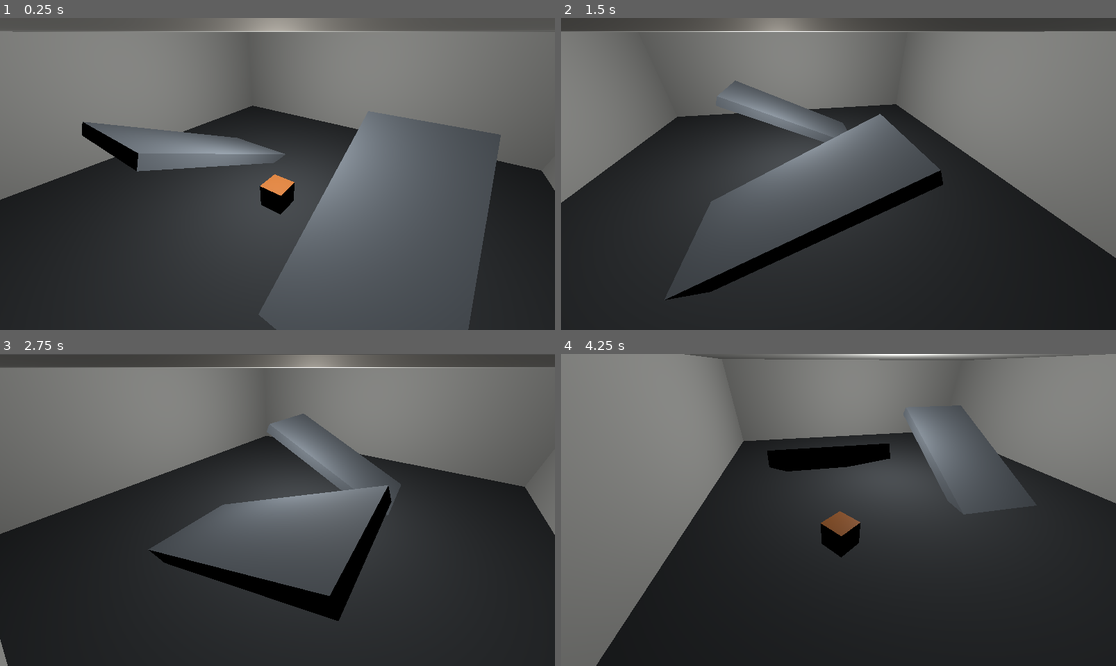
Above: before the commit, frames 1-4 (two rows, left to right).
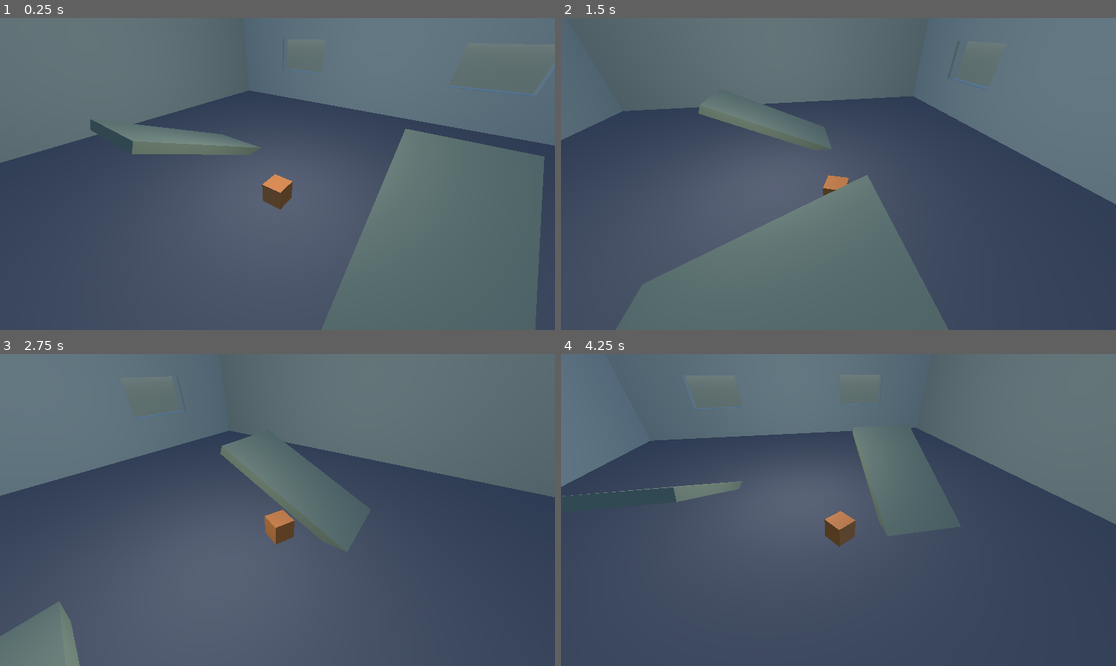
Above: after the commit, the same moments.

Repository: IzalithSky/octotest
Game: Godot game, scene res://scenes/main.tscn
Same seed, same stepped clock (60 frames per second), same inputs: the game is played once before the commit and once after it.
Inputs (mouse positions are in pixels of both pictures, inside the frame that each line leads up to):
- Up to frame 1 (0.25 s): no input
- Up to frame 2 (1.5 s): tap Enter at 0.5 s; move the mouse to (960, 158) at 0.52 s; hold Q 0.53-1.28 s; click (960, 158) at 0.67 s; move the mouse to (727, 189) at 1.27 s; tap E at 1.35 s; click (727, 189) at 1.42 s
- Up to frame 3 (2.75 s): move the mouse to (333, 441) at 2.02 s; hold Q from 2.03 s (still down); click (333, 441) at 2.17 s
- Up to frame 4 (4.25 s): move the mouse to (810, 572) at 2.77 s; release Q at 2.78 s; tap E at 2.85 s; click (810, 572) at 2.92 s; move the mouse to (1005, 556) at 3.52 s; hold Q from 3.53 s (still down); click (1005, 556) at 3.67 s

The runs differ from the first frame. In frame 1, 79% of the frame differs, in the area x 0-100%, y 0-100%; in frame 2, 85%; in frame 3, 79%; in frame 4, 92%.

Commit message:
feat: open window cutouts and improve room palette

Diff:
--- a/scenes/main.tscn
+++ b/scenes/main.tscn
@@ -14,30 +14,46 @@
 roughness = 0.6
 
 [sub_resource type="StandardMaterial3D" id="StandardMaterial3D_wall"]
-albedo_color = Color(0.84, 0.87, 0.9, 1)
-roughness = 0.85
+albedo_color = Color(0.62, 0.71, 0.74, 1)
+roughness = 0.88
 
 [sub_resource type="StandardMaterial3D" id="StandardMaterial3D_floor"]
-albedo_color = Color(0.3, 0.33, 0.37, 1)
-roughness = 1.0
+albedo_color = Color(0.37, 0.4, 0.46, 1)
+roughness = 0.95
+
+[sub_resource type="StandardMaterial3D" id="StandardMaterial3D_ceiling"]
+albedo_color = Color(0.78, 0.77, 0.7, 1)
+roughness = 0.9
 
 [sub_resource type="BoxShape3D" id="BoxShape3D_floor"]
-size = Vector3(20, 1, 20)
-
-[sub_resource type="BoxShape3D" id="BoxShape3D_wall_ns"]
-size = Vector3(20, 6, 1)
+size = Vector3(32, 1, 32)
+
+[sub_resource type="BoxMesh" id="BoxMesh_floor"]
+size = Vector3(32, 1, 32)
 
 [sub_resource type="BoxShape3D" id="BoxShape3D_wall_ew"]
-size = Vector3(1, 6, 20)
-
-[sub_resource type="BoxMesh" id="BoxMesh_floor"]
-size = Vector3(20, 1, 20)
-
-[sub_resource type="BoxMesh" id="BoxMesh_wall_ns"]
-size = Vector3(20, 6, 1)
+size = Vector3(1, 9, 32)
 
 [sub_resource type="BoxMesh" id="BoxMesh_wall_ew"]
-size = Vector3(1, 6, 20)
+size = Vector3(1, 9, 32)
+
+[sub_resource type="BoxShape3D" id="BoxShape3D_wall_ns_outer"]
+size = Vector3(5.5, 9, 1)
+
+[sub_resource type="BoxMesh" id="BoxMesh_wall_ns_outer"]
+size = Vector3(5.5, 9, 1)
+
+[sub_resource type="BoxShape3D" id="BoxShape3D_wall_ns_center"]
+size = Vector3(11, 9, 1)
+
+[sub_resource type="BoxMesh" id="BoxMesh_wall_ns_center"]
+size = Vector3(11, 9, 1)
+
+[sub_resource type="BoxShape3D" id="BoxShape3D_wall_ns_band"]
+size = Vector3(5, 3, 1)
+
+[sub_resource type="BoxMesh" id="BoxMesh_wall_ns_band"]
+size = Vector3(5, 3, 1)
 
 [sub_resource type="BoxShape3D" id="BoxShape3D_ramp"]
 size = Vector3(4, 0.5, 8)
@@ -46,11 +62,39 @@
 size = Vector3(4, 0.5, 8)
 
 [sub_resource type="StandardMaterial3D" id="StandardMaterial3D_ramp"]
-albedo_color = Color(0.56, 0.62, 0.7, 1)
+albedo_color = Color(0.5, 0.58, 0.52, 1)
 roughness = 0.9
+
+[sub_resource type="BoxShape3D" id="BoxShape3D_window"]
+size = Vector3(5, 3, 0.5)
+
+[sub_resource type="BoxMesh" id="BoxMesh_window"]
+size = Vector3(5, 3, 0.5)
+
+[sub_resource type="StandardMaterial3D" id="StandardMaterial3D_window"]
+transparency = 1
+albedo_color = Color(0.72, 0.86, 0.92, 0.36)
+roughness = 0.15
+
+[sub_resource type="ProceduralSkyMaterial" id="ProceduralSkyMaterial_7yl8v"]
+sky_top_color = Color(0.44, 0.59, 0.78, 1)
+sky_horizon_color = Color(0.78, 0.84, 0.91, 1)
+ground_bottom_color = Color(0.33, 0.37, 0.33, 1)
+ground_horizon_color = Color(0.55, 0.56, 0.52, 1)
+
+[sub_resource type="Sky" id="Sky_tavjh"]
+sky_material = SubResource("ProceduralSkyMaterial_7yl8v")
+
+[sub_resource type="Environment" id="Environment_1w5qu"]
+background_mode = 2
+sky = SubResource("Sky_tavjh")
+ambient_light_sky_contribution = 0.65
 
 [node name="Main" type="Node3D"]
 script = ExtResource("1_4f72t")
+
+[node name="WorldEnvironment" type="WorldEnvironment" parent="."]
+environment = SubResource("Environment_1w5qu")
 
 [node name="Room" type="Node3D" parent="."]
 
@@ -67,43 +111,19 @@
 shape = SubResource("BoxShape3D_floor")
 
 [node name="Ceiling" type="StaticBody3D" parent="Room"]
-position = Vector3(0, 6.5, 0)
+position = Vector3(0, 9.5, 0)
 collision_layer = 1
 collision_mask = 0
 
 [node name="MeshInstance3D" type="MeshInstance3D" parent="Room/Ceiling"]
 mesh = SubResource("BoxMesh_floor")
-material_override = SubResource("StandardMaterial3D_wall")
+material_override = SubResource("StandardMaterial3D_ceiling")
 
 [node name="CollisionShape3D" type="CollisionShape3D" parent="Room/Ceiling"]
 shape = SubResource("BoxShape3D_floor")
 
-[node name="WallNorth" type="StaticBody3D" parent="Room"]
-position = Vector3(0, 3, -10.5)
-collision_layer = 1
-collision_mask = 0
-
-[node name="MeshInstance3D" type="MeshInstance3D" parent="Room/WallNorth"]
-mesh = SubResource("BoxMesh_wall_ns")
-material_override = SubResource("StandardMaterial3D_wall")
-
-[node name="CollisionShape3D" type="CollisionShape3D" parent="Room/WallNorth"]
-shape = SubResource("BoxShape3D_wall_ns")
-
-[node name="WallSouth" type="StaticBody3D" parent="Room"]
-position = Vector3(0, 3, 10.5)
-collision_layer = 1
-collision_mask = 0
-
-[node name="MeshInstance3D" type="MeshInstance3D" parent="Room/WallSouth"]
-mesh = SubResource("BoxMesh_wall_ns")
-material_override = SubResource("StandardMaterial3D_wall")
-
-[node name="CollisionShape3D" type="CollisionShape3D" parent="Room/WallSouth"]
-shape = SubResource("BoxShape3D_wall_ns")
-
 [node name="WallWest" type="StaticBody3D" parent="Room"]
-position = Vector3(-10.5, 3, 0)
+position = Vector3(-16.5, 4.5, 0)
 collision_layer = 1
 collision_mask = 0
 
@@ -115,7 +135,7 @@
 shape = SubResource("BoxShape3D_wall_ew")
 
 [node name="WallEast" type="StaticBody3D" parent="Room"]
-position = Vector3(10.5, 3, 0)
+position = Vector3(16.5, 4.5, 0)
 collision_layer = 1
 collision_mask = 0
 
@@ -126,8 +146,224 @@
 [node name="CollisionShape3D" type="CollisionShape3D" parent="Room/WallEast"]
 shape = SubResource("BoxShape3D_wall_ew")
 
+[node name="WallNorthOuterLeft" type="StaticBody3D" parent="Room"]
+position = Vector3(-13.25, 4.5, -16.5)
+collision_layer = 1
+collision_mask = 0
+
+[node name="MeshInstance3D" type="MeshInstance3D" parent="Room/WallNorthOuterLeft"]
+mesh = SubResource("BoxMesh_wall_ns_outer")
+material_override = SubResource("StandardMaterial3D_wall")
+
+[node name="CollisionShape3D" type="CollisionShape3D" parent="Room/WallNorthOuterLeft"]
+shape = SubResource("BoxShape3D_wall_ns_outer")
+
+[node name="WallNorthCenter" type="StaticBody3D" parent="Room"]
+position = Vector3(0, 4.5, -16.5)
+collision_layer = 1
+collision_mask = 0
+
+[node name="MeshInstance3D" type="MeshInstance3D" parent="Room/WallNorthCenter"]
+mesh = SubResource("BoxMesh_wall_ns_center")
+material_override = SubResource("StandardMaterial3D_wall")
+
+[node name="CollisionShape3D" type="CollisionShape3D" parent="Room/WallNorthCenter"]
+shape = SubResource("BoxShape3D_wall_ns_center")
+
+[node name="WallNorthOuterRight" type="StaticBody3D" parent="Room"]
+position = Vector3(13.25, 4.5, -16.5)
+collision_layer = 1
+collision_mask = 0
+
+[node name="MeshInstance3D" type="MeshInstance3D" parent="Room/WallNorthOuterRight"]
+mesh = SubResource("BoxMesh_wall_ns_outer")
+material_override = SubResource("StandardMaterial3D_wall")
+
+[node name="CollisionShape3D" type="CollisionShape3D" parent="Room/WallNorthOuterRight"]
+shape = SubResource("BoxShape3D_wall_ns_outer")
+
+[node name="WallNorthWindowLeftBottom" type="StaticBody3D" parent="Room"]
+position = Vector3(-8, 1.5, -16.5)
+collision_layer = 1
+collision_mask = 0
+
+[node name="MeshInstance3D" type="MeshInstance3D" parent="Room/WallNorthWindowLeftBottom"]
+mesh = SubResource("BoxMesh_wall_ns_band")
+material_override = SubResource("StandardMaterial3D_wall")
+
+[node name="CollisionShape3D" type="CollisionShape3D" parent="Room/WallNorthWindowLeftBottom"]
+shape = SubResource("BoxShape3D_wall_ns_band")
+
+[node name="WallNorthWindowLeftTop" type="StaticBody3D" parent="Room"]
+position = Vector3(-8, 7.5, -16.5)
+collision_layer = 1
+collision_mask = 0
+
+[node name="MeshInstance3D" type="MeshInstance3D" parent="Room/WallNorthWindowLeftTop"]
+mesh = SubResource("BoxMesh_wall_ns_band")
+material_override = SubResource("StandardMaterial3D_wall")
+
+[node name="CollisionShape3D" type="CollisionShape3D" parent="Room/WallNorthWindowLeftTop"]
+shape = SubResource("BoxShape3D_wall_ns_band")
+
+[node name="WallNorthWindowRightBottom" type="StaticBody3D" parent="Room"]
+position = Vector3(8, 1.5, -16.5)
+collision_layer = 1
+collision_mask = 0
+
+[node name="MeshInstance3D" type="MeshInstance3D" parent="Room/WallNorthWindowRightBottom"]
+mesh = SubResource("BoxMesh_wall_ns_band")
+material_override = SubResource("StandardMaterial3D_wall")
+
+[node name="CollisionShape3D" type="CollisionShape3D" parent="Room/WallNorthWindowRightBottom"]
+shape = SubResource("BoxShape3D_wall_ns_band")
+
+[node name="WallNorthWindowRightTop" type="StaticBody3D" parent="Room"]
+position = Vector3(8, 7.5, -16.5)
+collision_layer = 1
+collision_mask = 0
+
+[node name="MeshInstance3D" type="MeshInstance3D" parent="Room/WallNorthWindowRightTop"]
+mesh = SubResource("BoxMesh_wall_ns_band")
+material_override = SubResource("StandardMaterial3D_wall")
+
+[node name="CollisionShape3D" type="CollisionShape3D" parent="Room/WallNorthWindowRightTop"]
+shape = SubResource("BoxShape3D_wall_ns_band")
+
+[node name="WallSouthOuterLeft" type="StaticBody3D" parent="Room"]
+position = Vector3(-13.25, 4.5, 16.5)
+collision_layer = 1
+collision_mask = 0
+
+[node name="MeshInstance3D" type="MeshInstance3D" parent="Room/WallSouthOuterLeft"]
+mesh = SubResource("BoxMesh_wall_ns_outer")
+material_override = SubResource("StandardMaterial3D_wall")
+
+[node name="CollisionShape3D" type="CollisionShape3D" parent="Room/WallSouthOuterLeft"]
+shape = SubResource("BoxShape3D_wall_ns_outer")
+
+[node name="WallSouthCenter" type="StaticBody3D" parent="Room"]
+position = Vector3(0, 4.5, 16.5)
+collision_layer = 1
+collision_mask = 0
+
+[node name="MeshInstance3D" type="MeshInstance3D" parent="Room/WallSouthCenter"]
+mesh = SubResource("BoxMesh_wall_ns_center")
+material_override = SubResource("StandardMaterial3D_wall")
+
+[node name="CollisionShape3D" type="CollisionShape3D" parent="Room/WallSouthCenter"]
+shape = SubResource("BoxShape3D_wall_ns_center")
+
+[node name="WallSouthOuterRight" type="StaticBody3D" parent="Room"]
+position = Vector3(13.25, 4.5, 16.5)
+collision_layer = 1
+collision_mask = 0
+
+[node name="MeshInstance3D" type="MeshInstance3D" parent="Room/WallSouthOuterRight"]
+mesh = SubResource("BoxMesh_wall_ns_outer")
+material_override = SubResource("StandardMaterial3D_wall")
+
+[node name="CollisionShape3D" type="CollisionShape3D" parent="Room/WallSouthOuterRight"]
+shape = SubResource("BoxShape3D_wall_ns_outer")
+
+[node name="WallSouthWindowLeftBottom" type="StaticBody3D" parent="Room"]
+position = Vector3(-8, 1.5, 16.5)
+collision_layer = 1
+collision_mask = 0
+
+[node name="MeshInstance3D" type="MeshInstance3D" parent="Room/WallSouthWindowLeftBottom"]
+mesh = SubResource("BoxMesh_wall_ns_band")
+material_override = SubResource("StandardMaterial3D_wall")
+
+[node name="CollisionShape3D" type="CollisionShape3D" parent="Room/WallSouthWindowLeftBottom"]
+shape = SubResource("BoxShape3D_wall_ns_band")
+
+[node name="WallSouthWindowLeftTop" type="StaticBody3D" parent="Room"]
+position = Vector3(-8, 7.5, 16.5)
+collision_layer = 1
+collision_mask = 0
+
+[node name="MeshInstance3D" type="MeshInstance3D" parent="Room/WallSouthWindowLeftTop"]
+mesh = SubResource("BoxMesh_wall_ns_band")
+material_override = SubResource("StandardMaterial3D_wall")
+
+[node name="CollisionShape3D" type="CollisionShape3D" parent="Room/WallSouthWindowLeftTop"]
+shape = SubResource("BoxShape3D_wall_ns_band")
+
+[node name="WallSouthWindowRightBottom" type="StaticBody3D" parent="Room"]
+position = Vector3(8, 1.5, 16.5)
+collision_layer = 1
+collision_mask = 0
+
+[node name="MeshInstance3D" type="MeshInstance3D" parent="Room/WallSouthWindowRightBottom"]
+mesh = SubResource("BoxMesh_wall_ns_band")
+material_override = SubResource("StandardMaterial3D_wall")
+
+[node name="CollisionShape3D" type="CollisionShape3D" parent="Room/WallSouthWindowRightBottom"]
+shape = SubResource("BoxShape3D_wall_ns_band")
+
+[node name="WallSouthWindowRightTop" type="StaticBody3D" parent="Room"]
+position = Vector3(8, 7.5, 16.5)
+collision_layer = 1
+collision_mask = 0
+
+[node name="MeshInstance3D" type="MeshInstance3D" parent="Room/WallSouthWindowRightTop"]
+mesh = SubResource("BoxMesh_wall_ns_band")
+material_override = SubResource("StandardMaterial3D_wall")
+
+[node name="CollisionShape3D" type="CollisionShape3D" parent="Room/WallSouthWindowRightTop"]
+shape = SubResource("BoxShape3D_wall_ns_band")
+
+[node name="WindowNorthLeft" type="StaticBody3D" parent="Room"]
+position = Vector3(-8, 4.5, -16.5)
+collision_layer = 1
+collision_mask = 0
+
+[node name="MeshInstance3D" type="MeshInstance3D" parent="Room/WindowNorthLeft"]
+mesh = SubResource("BoxMesh_window")
+material_override = SubResource("StandardMaterial3D_window")
+
+[node name="CollisionShape3D" type="CollisionShape3D" parent="Room/WindowNorthLeft"]
+shape = SubResource("BoxShape3D_window")
+
+[node name="WindowNorthRight" type="StaticBody3D" parent="Room"]
+position = Vector3(8, 4.5, -16.5)
+collision_layer = 1
+collision_mask = 0
+
+[node name="MeshInstance3D" type="MeshInstance3D" parent="Room/WindowNorthRight"]
+mesh = SubResource("BoxMesh_window")
+material_override = SubResource("StandardMaterial3D_window")
+
+[node name="CollisionShape3D" type="CollisionShape3D" parent="Room/WindowNorthRight"]
+shape = SubResource("BoxShape3D_window")
+
+[node name="WindowSouthLeft" type="StaticBody3D" parent="Room"]
+position = Vector3(-8, 4.5, 16.5)
+collision_layer = 1
+collision_mask = 0
+
+[node name="MeshInstance3D" type="MeshInstance3D" parent="Room/WindowSouthLeft"]
+mesh = SubResource("BoxMesh_window")
+material_override = SubResource("StandardMaterial3D_window")
+
+[node name="CollisionShape3D" type="CollisionShape3D" parent="Room/WindowSouthLeft"]
+shape = SubResource("BoxShape3D_window")
+
+[node name="WindowSouthRight" type="StaticBody3D" parent="Room"]
+position = Vector3(8, 4.5, 16.5)
+collision_layer = 1
+collision_mask = 0
+
+[node name="MeshInstance3D" type="MeshInstance3D" parent="Room/WindowSouthRight"]
+mesh = SubResource("BoxMesh_window")
+material_override = SubResource("StandardMaterial3D_window")
+
+[node name="CollisionShape3D" type="CollisionShape3D" parent="Room/WindowSouthRight"]
+shape = SubResource("BoxShape3D_window")
+
 [node name="RampWest" type="StaticBody3D" parent="Room"]
-position = Vector3(-4, 1.46, 0)
+position = Vector3(-6, 1.46, 0)
 rotation_degrees = Vector3(-25, 0, 0)
 collision_layer = 2
 collision_mask = 0
@@ -140,7 +376,7 @@
 shape = SubResource("BoxShape3D_ramp")
 
 [node name="RampEast" type="StaticBody3D" parent="Room"]
-position = Vector3(4, 1.46, 0)
+position = Vector3(6, 1.46, 0)
 rotation_degrees = Vector3(-25, 180, 0)
 collision_layer = 2
 collision_mask = 0
@@ -176,7 +412,7 @@
 current = true
 
 [node name="OmniLight3D" type="OmniLight3D" parent="."]
-position = Vector3(0, 4.5, 0)
+position = Vector3(0, 6.2, 0)
 light_color = Color(1, 0.97, 0.92, 1)
-light_energy = 3.5
-omni_range = 28.0
+light_energy = 4.0
+omni_range = 42.0
Not shown: 1 places in scenes/main.tscn that only renumber resources
Not shown, changed: DEVLOG.md
